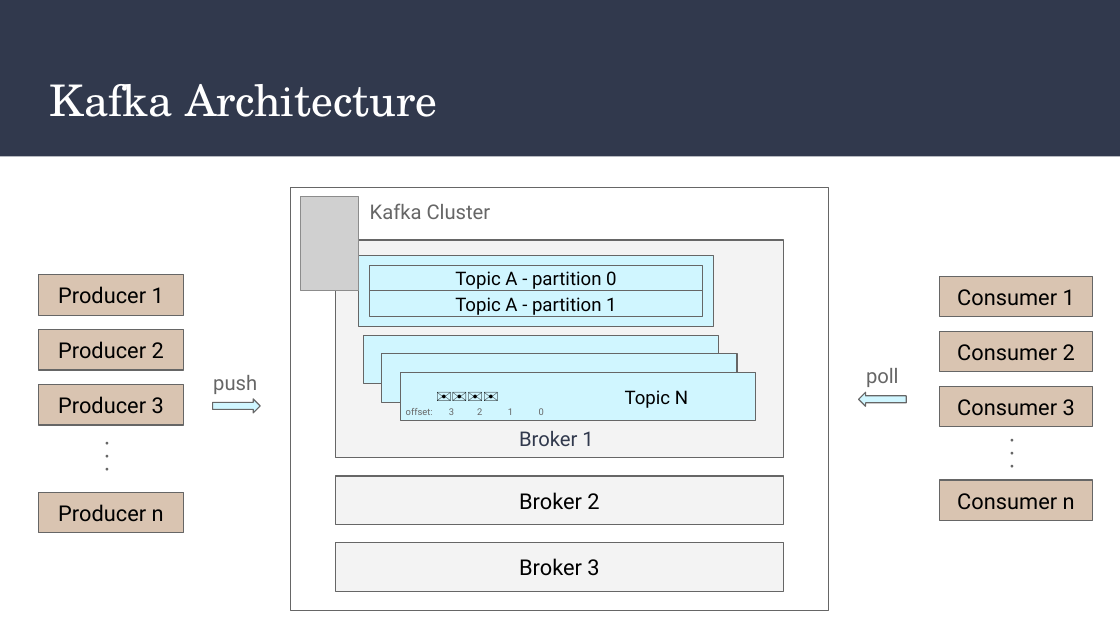
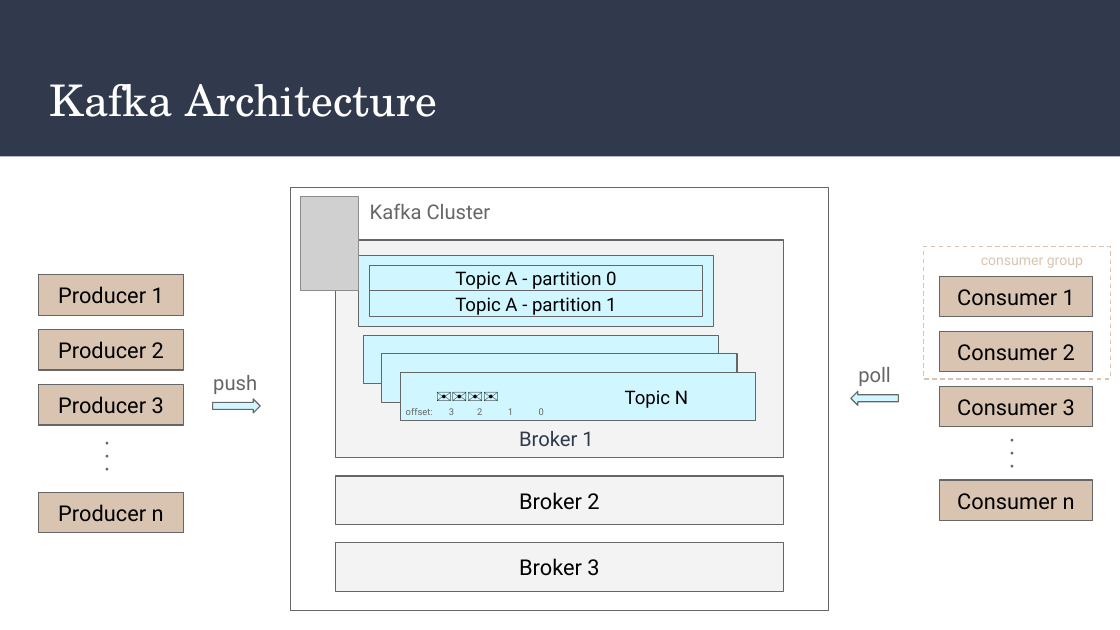
Before and after one commit to etrandafir93/my-courses, a slide deck: slide 74 of kafka-essentials/Kafka Essentials 1.1.pptx. Drawn at 1120x630 pixels with LibreOffice and Linux fonts; fonts in the diff are those of the drawing; grey boxes stand for pictures. Boxes give left, top, right and bottom in pixels: in the first picture for what was removed or moved away, otherwise in the second. Text is boxed around its words. In the diff, an @@ line names an element or a change of style, - is before the commit and + after.

Commit message:
small change

```diff
--- a/kafka-essentials/Kafka Essentials 1.1.pptx
+++ b/kafka-essentials/Kafka Essentials 1.1.pptx
@@ rectangle added at <box>924,246,1110,379</box>, outline #D9C4B1 0.75 pt dashed @@
@@ text added at <box>981,257,1083,268</box>, 9 pt, text #D9C4B1 @@
+consumer group
@@ text "poll": place and size @@
-text "poll" at <box>866,368,899,387</box>
+text "poll" at <box>858,367,891,386</box>
@@ right arrow: place and size @@
-right arrow at <box>859,392,907,407</box>
+right arrow at <box>851,391,899,405</box>
```
